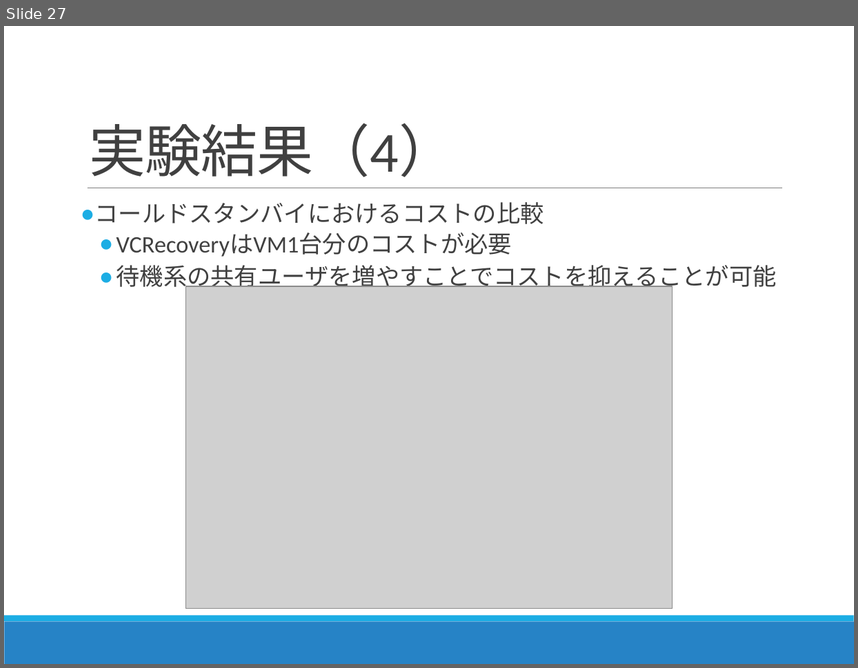
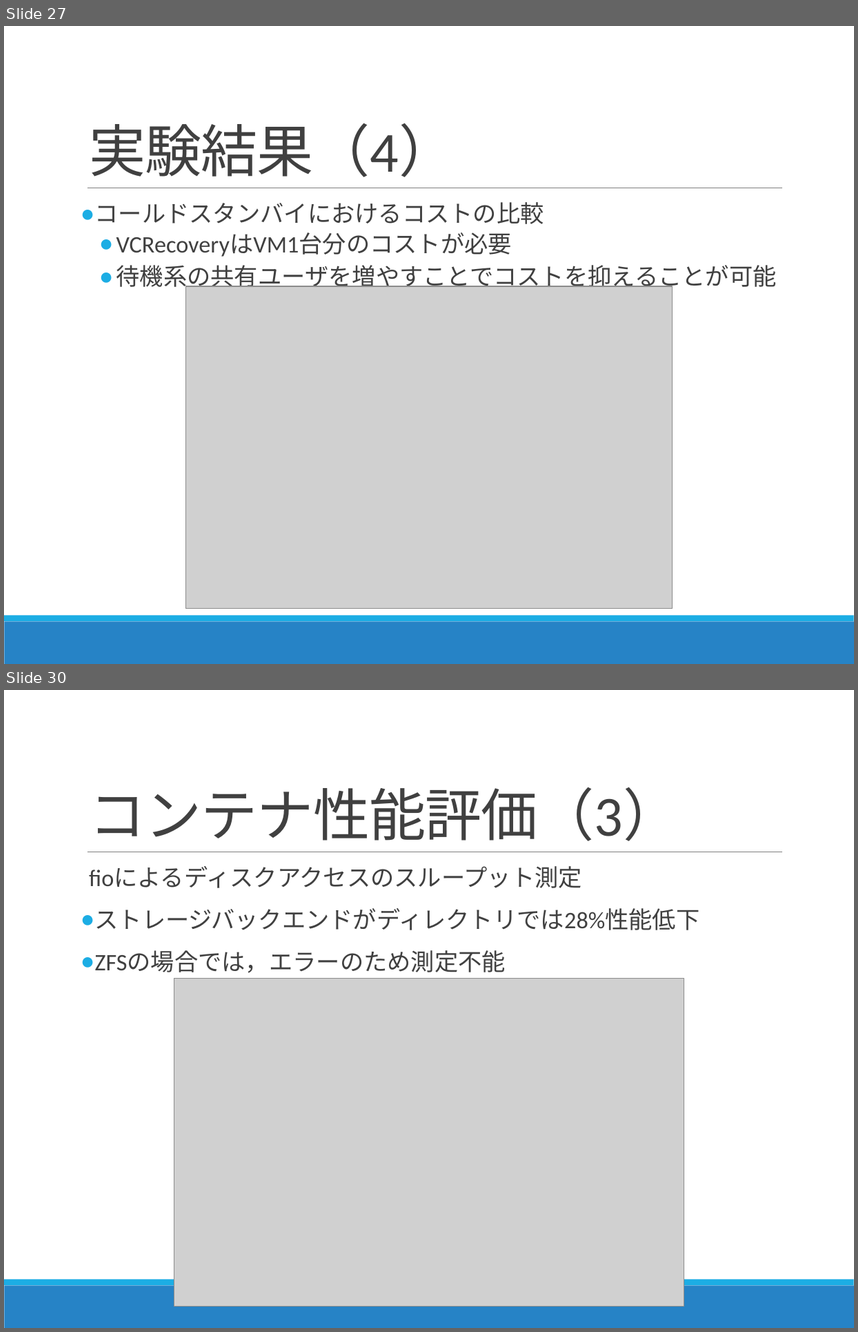
Before and after one commit to Kota0823/Document, a slide deck: 輪講2019-1_鈴木洸太.pptx. Shown one above the other, each under a label of ours: slide 27 before the commit, slides 27 and 30 after it; the slides between them are not shown. The pictures are 858x668 and 858x1332 pixels, drawn with LibreOffice and Linux fonts; fonts in the diff are those of the drawing; grey boxes stand for pictures. Boxes give left, top, right and bottom in pixels: in the first picture for what was removed or moved away, otherwise in the second. Text is boxed around its words. In the diff, an @@ line names an element or a change of style, - is before the commit and + after.

Commit message:
スライドの追加 性能評価

```diff
--- a/輪講2019-1_鈴木洸太.pptx
+++ b/輪講2019-1_鈴木洸太.pptx
@@ slide 30 added at (x1=4, y1=690, x2=854, y2=1328), background #FFFFFF; not listed: 3 template elements that a slide beside it also shows @@
@@ title added at (x1=89, y1=787, x2=680, y2=841), 48 pt, text #404040 @@
+コンテナ性能評価（3）
@@ text added at (x1=89, y1=867, x2=700, y2=973), 20 pt, text #404040 @@
+  fioによるディスクアクセスのスループット測定
+● ストレージバックエンドがディレクトリでは28%性能低下
+● ZFSの場合では，エラーのため測定不能
@@ picture added at (x1=174, y1=978, x2=684, y2=1306) @@
```
Also in this commit, not shown: 4 slides changed, 1 other slide added, 1 other file.
